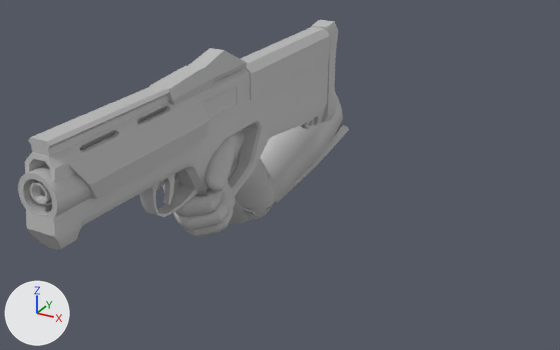
An edit to the FBX model ExcavationProtocol/Assets/Meshes/armsWeapon.fbx, drawn before and after from the same camera.
Both versions are drawn from a camera (50 mm lens) standing at (0.383, -1.064, 0.391) and looking at (-0.059, -0.26, -0.011). Every picture has the same lights, and +X, +Y and +Z are marked at lower left. Both versions are drawn at the pose saved in each file; the numbers are the values there. Mesh edges are drawn as thin lines on the coarser meshes.

Names of what the first picture shows: 'R_Arm_GEO', 'weaponCombined'.
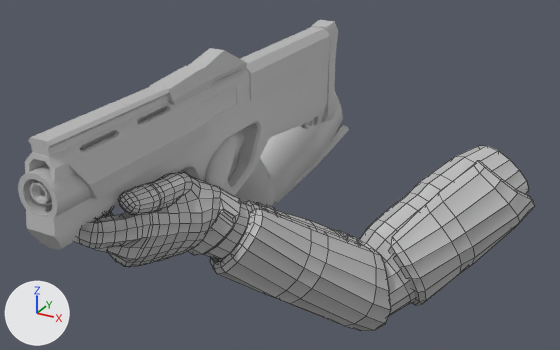
The change, as a list of edits to the scene's bpy script:
```text
Add me_mesh_002:
    me_mesh_002.from_pydata(...)  # 1530 vertices, 1558 faces; spans x -15.6..23.4, y -19.5..7.5, z 5.4..58.0
    me_mesh_002.materials.append(mat_lambert1)  # grey #bcbcbc
Add ob_l_arm_geo:
    ob_l_arm_geo = bpy.data.objects.new('L_Arm_GEO', me_mesh_002)
    ob_l_arm_geo.location = (0.0, 0.0, 0.0)
    ob_l_arm_geo.rotation_euler = (1.571, 0.0, 0.0)  # degrees (90, 0, 0)
    ob_l_arm_geo.scale = (0.01, 0.01, 0.01)
```

Location of each change, (x1, y1, x2, y2) in pixels of the pictures (560 x 350 px):
'L_Arm_GEO', added
    after: (75, 146, 534, 331)
